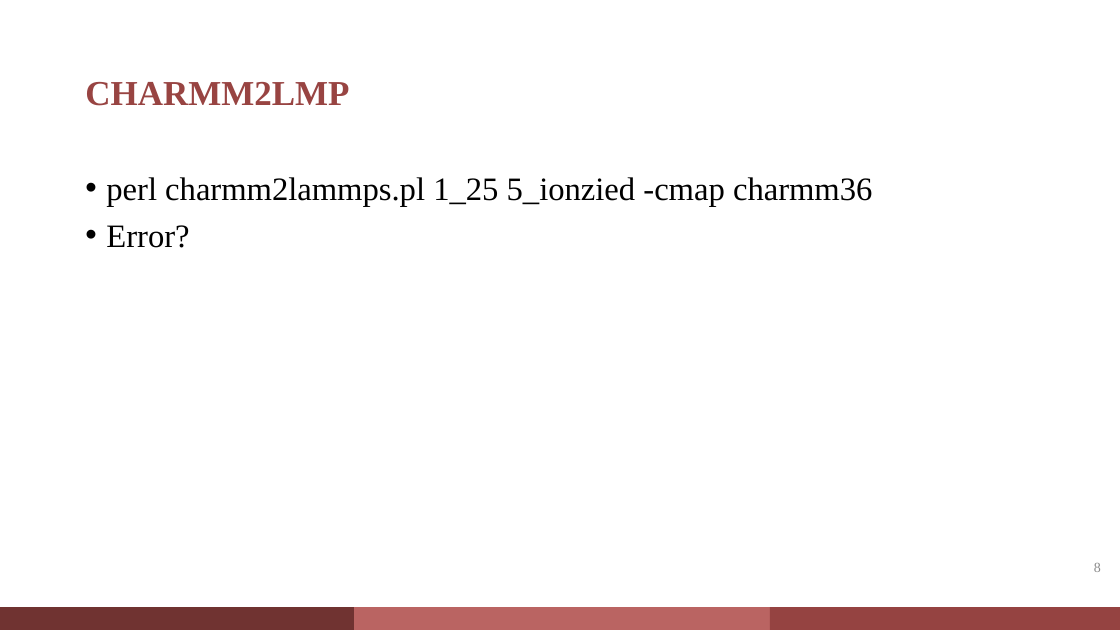
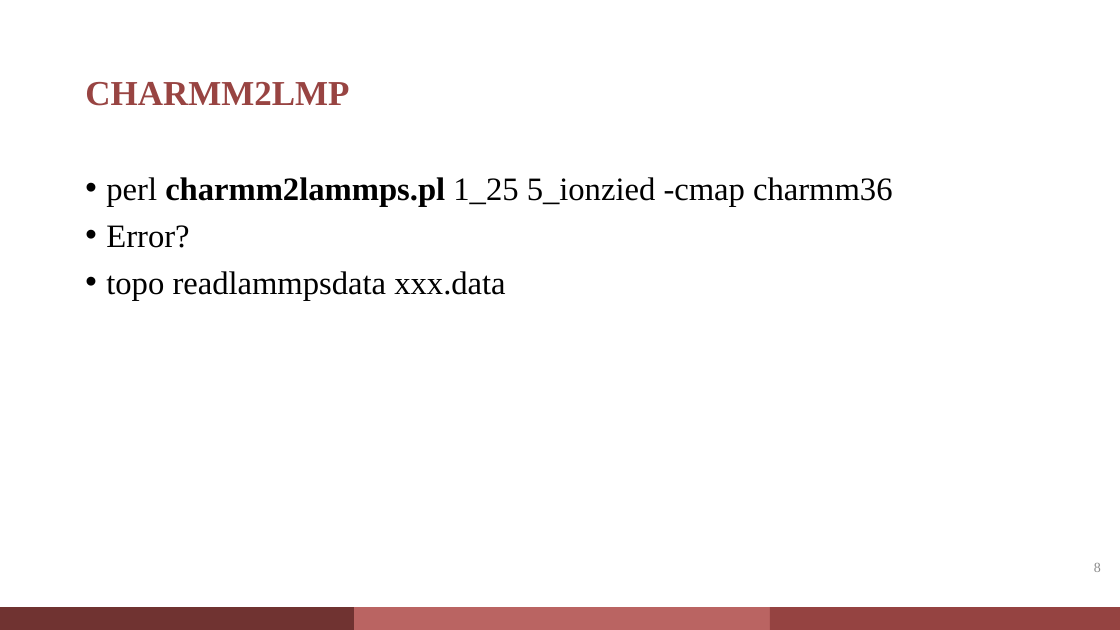
Before and after one commit to nivation/Tutorial4JiaHong, a slide deck: slide 8 of Week3/2022_10_6.pptx. Drawn at 1120x630 pixels with LibreOffice and Linux fonts; fonts in the diff are those of the drawing. Boxes give left, top, right and bottom in pixels: in the first picture for what was removed or moved away, otherwise in the second. Text is boxed around its words. In the diff, an @@ line names an element or a change of style, - is before the commit and + after.

```diff
--- a/Week3/2022_10_6.pptx
+++ b/Week3/2022_10_6.pptx
@@ text at [106,177,892,206]: bold on in "charmm2lammps.pl" @@
@@ text at [106,271,505,300]: paragraph added @@
+• topo readlammpsdata xxx.data
```
Also in this commit, not shown: 2 other slides changed, 1 slide added, 1 other file.
